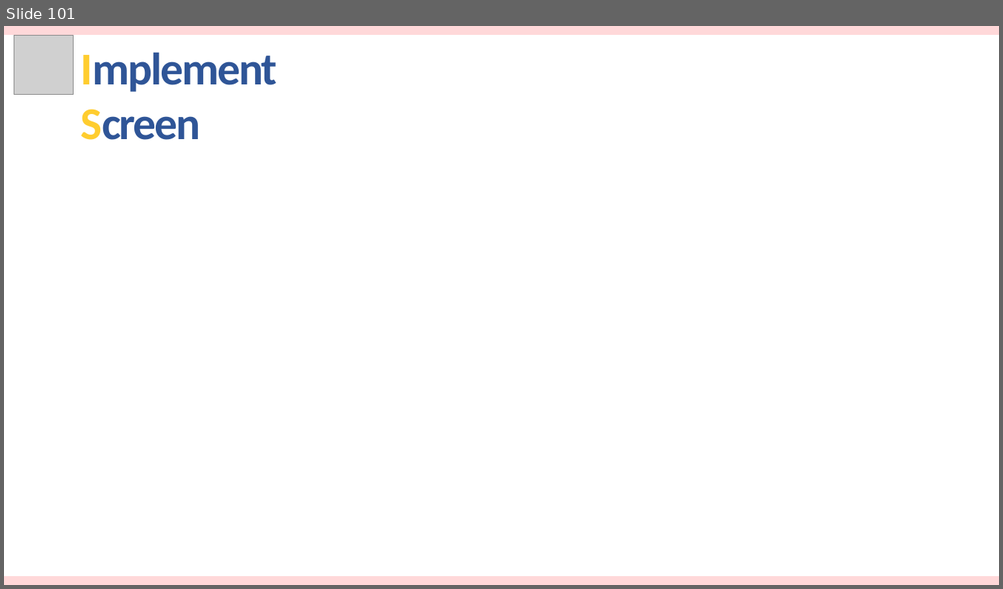
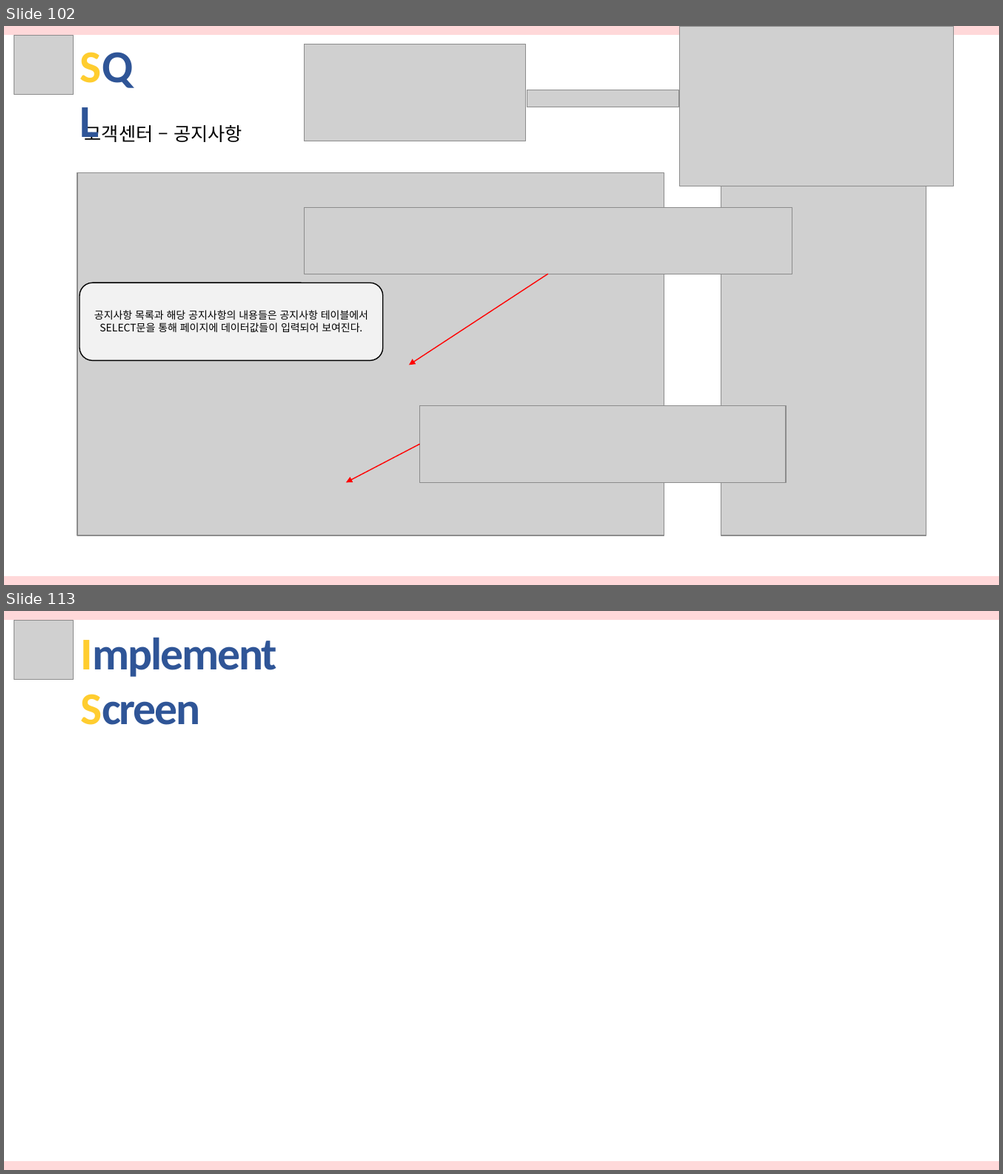
Before and after one commit to hhsw07/ezen-academy-projects, a slide deck: 발표자료/3차/반려동물관리서비스.pptx. Shown one above the other, each under a label of ours: slide 101 before the commit, slides 102 and 113 after it; the slides between them are not shown. The pictures are 1003x589 and 1003x1174 pixels, drawn with LibreOffice and Linux fonts; fonts in the diff are those of the drawing; grey boxes stand for pictures. Boxes give left, top, right and bottom in pixels: in the first picture for what was removed or moved away, otherwise in the second. Text is boxed around its words. In the diff, an @@ line names an element or a change of style, - is before the commit and + after.

```diff
--- a/발표자료/3차/반려동물관리서비스.pptx
+++ b/발표자료/3차/반려동물관리서비스.pptx
@@ slide 102 added at box(4, 26, 999, 585), background #FFFFFF @@
@@ rectangle added at box(4, 26, 999, 35), fill #FFD8D9 @@
@@ picture added at box(14, 36, 74, 95) @@
@@ text added at box(73, 33, 156, 96), 44 pt, text #2F5597, bold @@
+SQL
@@ picture added at box(304, 44, 526, 141) @@
@@ picture added at box(680, 26, 954, 187) @@
@@ picture added at box(527, 90, 678, 107) @@
@@ text added at box(85, 121, 242, 142), 18 pt, text #000000 @@
+고객센터 – 공지사항
@@ picture added at box(77, 173, 663, 537) @@
@@ picture added at box(721, 173, 926, 537) @@
@@ picture added at box(304, 208, 792, 275) @@
@@ rounded rectangle added at box(79, 283, 382, 360), fill #F2F2F2, outline #000000 1 pt, 10 pt, text #000000 @@
+공지사항 목록과 해당 공지사항의 내용들은 공지사항 테이블에서 SELECT문을 통해 페이지에 데이터값들이 입력되어 보여진다.
@@ arrow added from (548, 275) to (409, 366), #FF0000 1 pt @@
@@ picture added at box(420, 406, 786, 483) @@
@@ arrow added from (420, 445) to (346, 483), #FF0000 1 pt @@
@@ rectangle added at box(4, 577, 999, 585), fill #FFD8D9 @@
@@ what was slide 101 is now slide 113 @@
```
Also in this commit, not shown: 11 other slides added.
